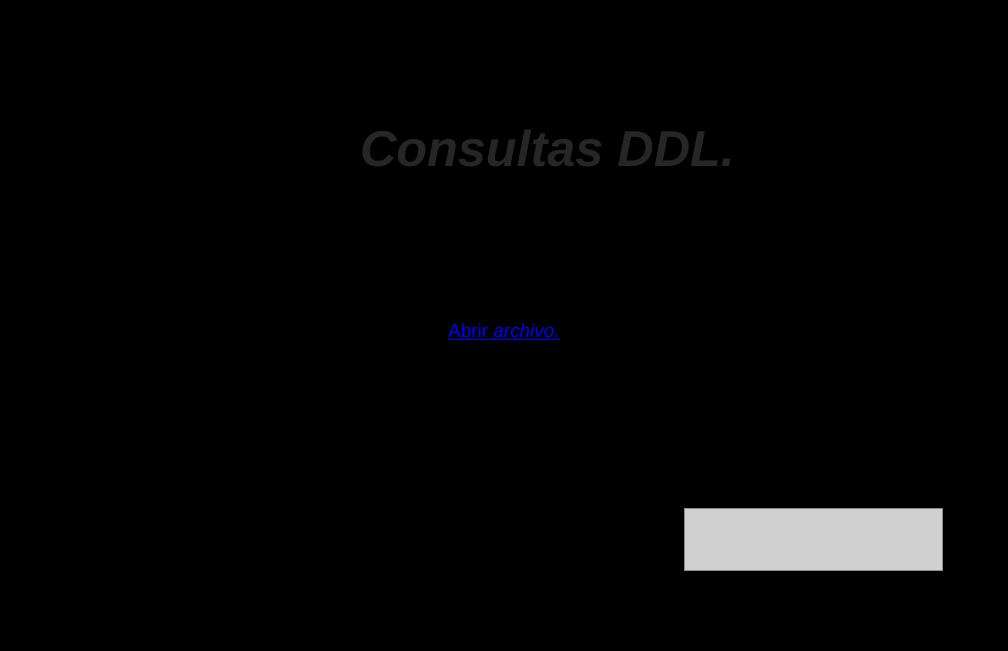
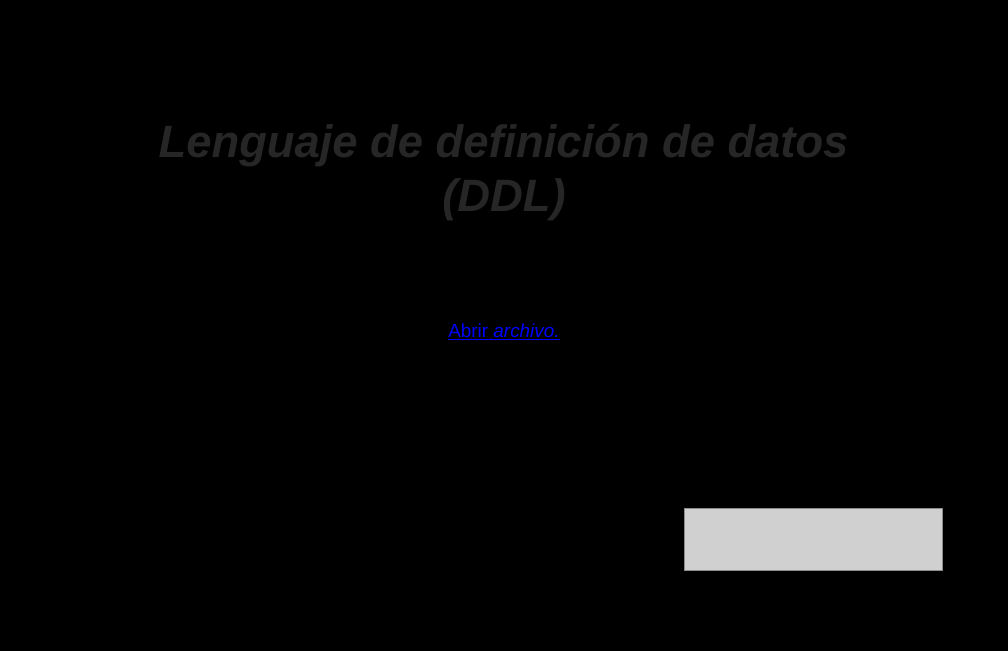
Before and after one commit to Qrlean/Qrlean, a slide deck: slide 7 of 3.Diseño/Presentacion2tri.pptx. Drawn at 1008x651 pixels with LibreOffice and Linux fonts; fonts in the diff are those of the drawing; grey boxes stand for pictures; background and template pictures are left out. Boxes give left, top, right and bottom in pixels: in the first picture for what was removed or moved away, otherwise in the second. Text is boxed around its words. In the diff, an @@ line names an element or a change of style, - is before the commit and + after.

```diff
--- a/3.Diseño/Presentacion2tri.pptx
+++ b/3.Diseño/Presentacion2tri.pptx
@@ title at <box>159,116,849,221</box>: text changed; size 96 to 86.4 pt @@
-Consultas DDL.
+Lenguaje de definición de datos (DDL)
```
Also in this commit, not shown: 6 other slides changed, 3 other files.
